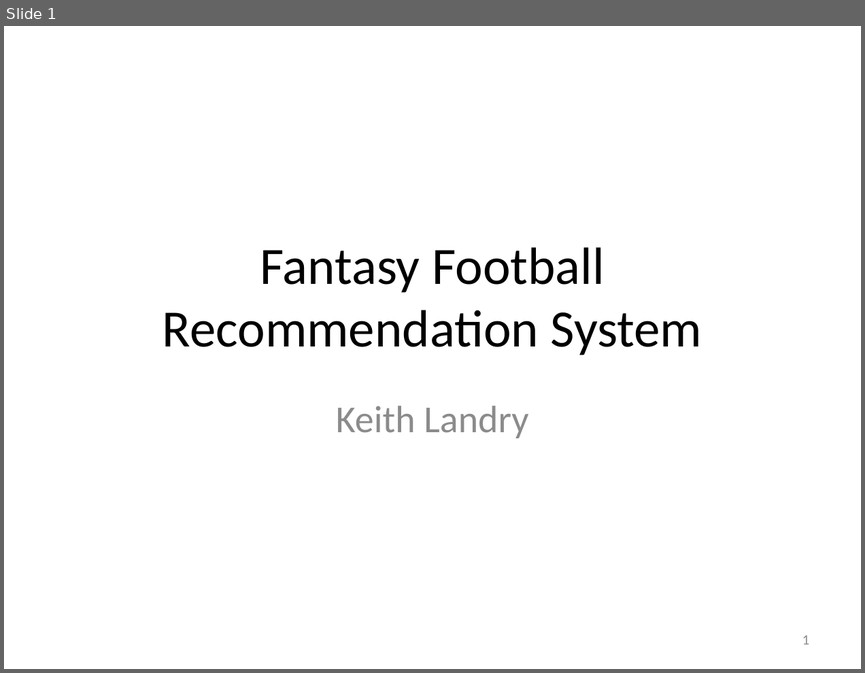
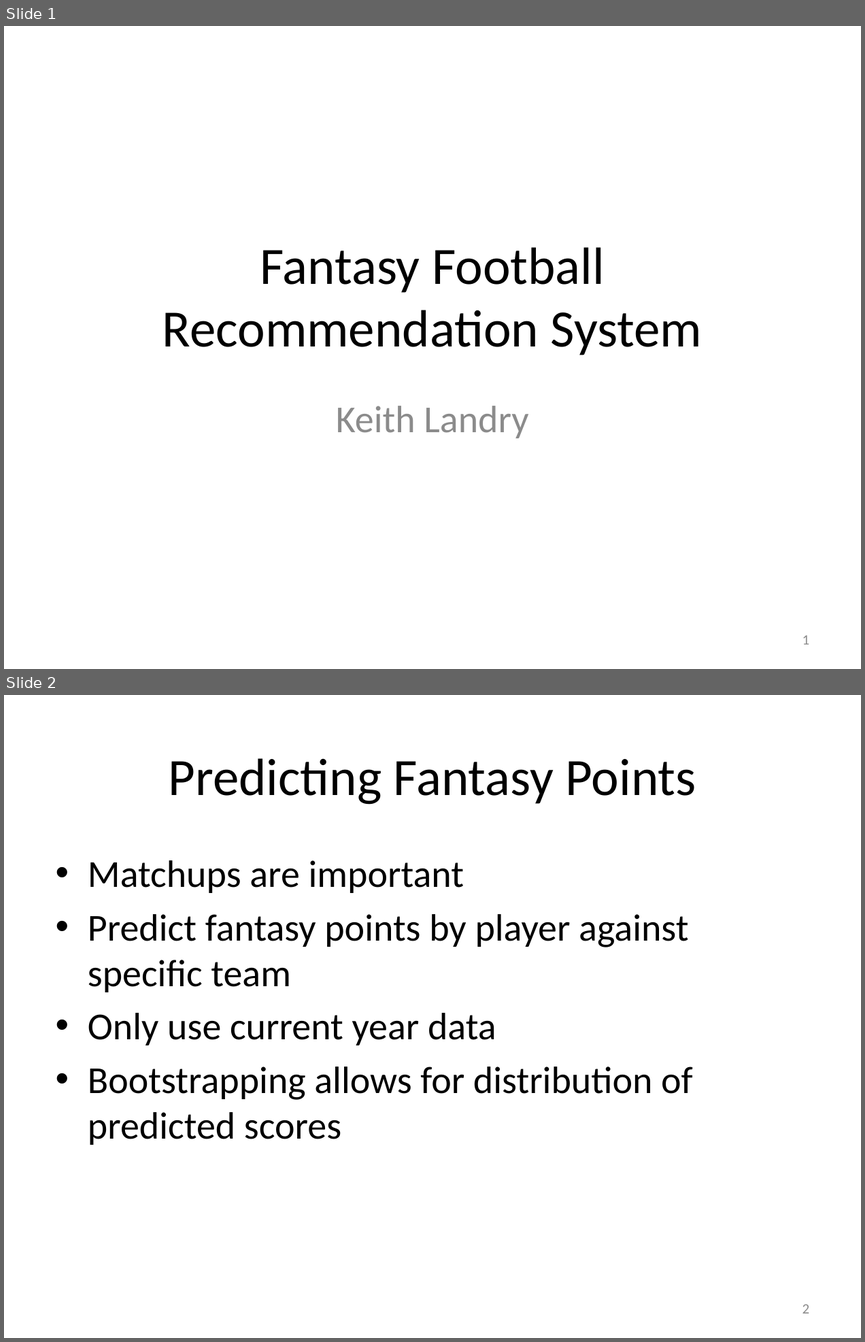
Before and after one commit to keithdlandry/colFilt, a slide deck: FantasyFootball1.pptx. Shown one above the other, each under a label of ours: slide 1 before the commit, slides 1 and 2 after it. The pictures are 865x673 and 865x1342 pixels, drawn with LibreOffice and Linux fonts; fonts in the diff are those of the drawing. Boxes give left, top, right and bottom in pixels: in the first picture for what was removed or moved away, otherwise in the second. Text is boxed around its words. In the diff, an @@ line names an element or a change of style, - is before the commit and + after.

```diff
--- a/FantasyFootball1.pptx
+++ b/FantasyFootball1.pptx
@@ slide 2 added at [4, 695, 861, 1338], background #FFFFFF @@
@@ title added at [168, 758, 696, 804], 44 pt, text #000000 @@
+Predicting Fantasy Points
@@ text added at [88, 860, 693, 1144], 32 pt, text #000000 @@
+• Matchups are important
+• Predict fantasy points by player against specific team
+• Only use current year data
+• Bootstrapping allows for distribution of predicted scores
@@ page number added at [802, 1304, 810, 1313], 12 pt, text #8C8C8C @@
+2
```
Also in this commit, not shown: 1 other file.
